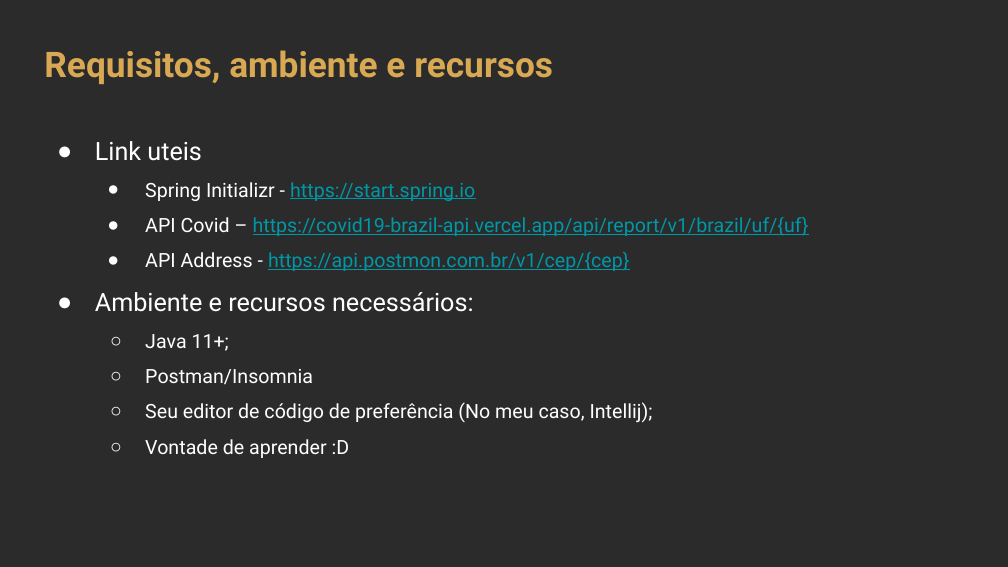
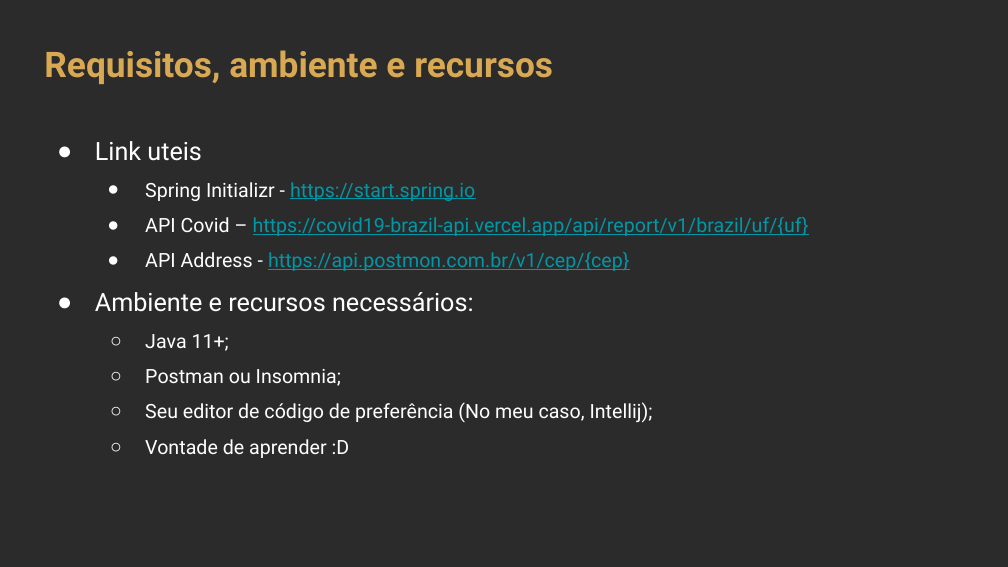
Before and after one commit to rocketseat-creators-program/spring-cloud-openfeign-2021-07-03, a slide deck: slide 12 of ApresentacaoOpenFeign.pptx. Drawn at 1008x567 pixels with LibreOffice and Linux fonts; fonts in the diff are those of the drawing; background and template pictures are left out; a plain dark background stands for a picture behind light text. Boxes give left, top, right and bottom in pixels: in the first picture for what was removed or moved away, otherwise in the second. Text is boxed around its words. In the diff, an @@ line names an element or a change of style, - is before the commit and + after.

```diff
--- a/ApresentacaoOpenFeign.pptx
+++ b/ApresentacaoOpenFeign.pptx
@@ text at (145,369,341,386): text changed @@
-  ○ Postman/Insomnia
+  ○ Postman ou Insomnia;
```
Also in this commit, not shown: 1 other file.
